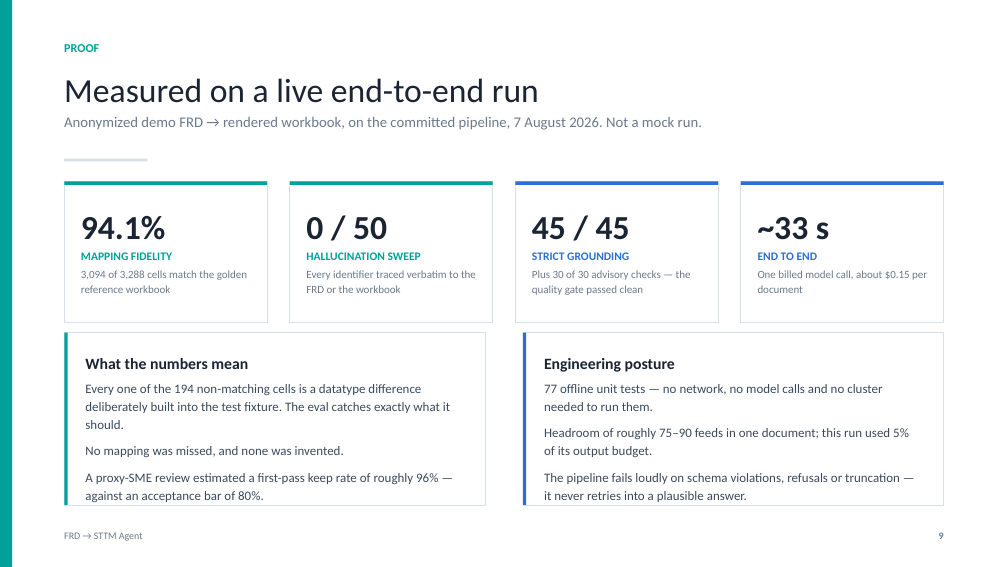
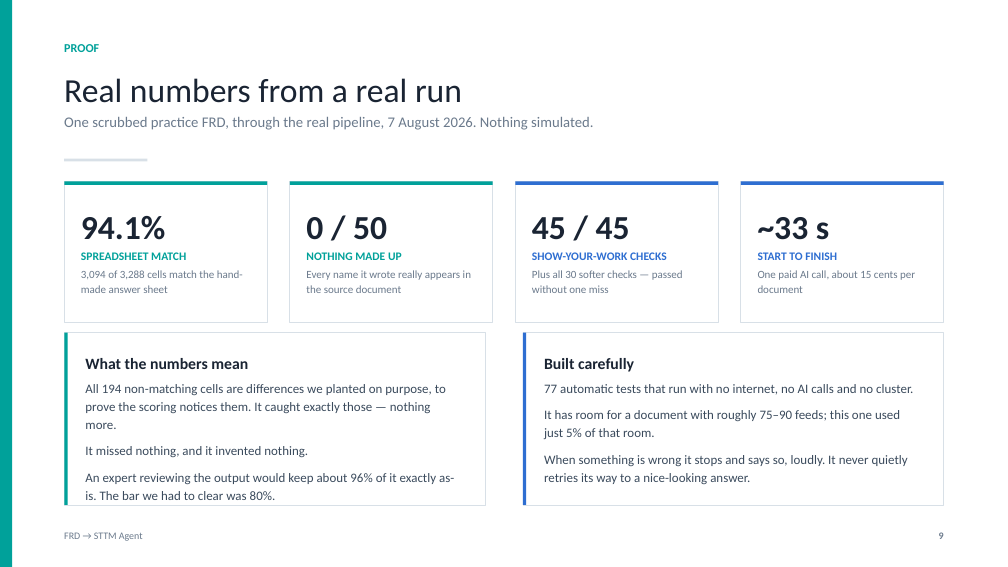
Before and after one commit to ArjunP4Hexaware/frd-to-sttm-agent-v2, a slide deck: slide 9 of docs/FRD_to_STTM_Agent_Demo.pptx. Drawn at 1008x567 pixels with LibreOffice and Linux fonts; fonts in the diff are those of the drawing. Boxes give left, top, right and bottom in pixels: in the first picture for what was removed or moved away, otherwise in the second. Text is boxed around its words. In the diff, an @@ line names an element or a change of style, - is before the commit and + after.

```diff
--- a/docs/FRD_to_STTM_Agent_Demo.pptx
+++ b/docs/FRD_to_STTM_Agent_Demo.pptx
@@ text at <box>64,78,462,103</box>: text changed @@
-Measured on a live end-to-end run
+Real numbers from a real run
@@ text at <box>64,117,593,130</box>: text changed @@
-Anonymized demo FRD → rendered workbook, on the committed pipeline, 7 August 2026. Not a mock run.
+One scrubbed practice FRD, through the real pipeline, 7 August 2026. Nothing simulated.
@@ text at <box>81,252,243,293</box>: text changed @@
-MAPPING FIDELITY
-3,094 of 3,288 cells match the golden reference workbook
+SPREADSHEET MATCH
+3,094 of 3,288 cells match the hand-made answer sheet
@@ text at <box>306,252,471,293</box>: text changed @@
-HALLUCINATION SWEEP
-Every identifier traced verbatim to the FRD or the workbook
+NOTHING MADE UP
+Every name it wrote really appears in the source document
@@ text at <box>532,252,683,293</box>: text changed @@
-STRICT GROUNDING
-Plus 30 of 30 advisory checks — the quality gate passed clean
+SHOW-YOUR-WORK CHECKS
+Plus all 30 softer checks — passed without one miss
@@ text at <box>758,252,915,293</box>: text changed @@
-END TO END
-One billed model call, about $0.15 per document
+START TO FINISH
+One paid AI call, about 15 cents per document
@@ text at <box>544,358,634,372</box>: text changed @@
-Engineering posture
+Built carefully
@@ text at <box>85,384,454,500</box>: text changed @@
-Every one of the 194 non-matching cells is a datatype difference deliberately built into the test fixture. The eval catches exactly what it should.
-No mapping was missed, and none was invented.
-A proxy-SME review estimated a first-pass keep rate of roughly 96% — against an acceptance bar of 80%.
+All 194 non-matching cells are differences we planted on purpose, to prove the scoring notices them. It caught exactly those — nothing more.
+It missed nothing, and it invented nothing.
+An expert reviewing the output would keep about 96% of it exactly as-is. The bar we had to clear was 80%.
@@ text at <box>544,384,913,484</box>: text changed @@
-77 offline unit tests — no network, no model calls and no cluster needed to run them.
-Headroom of roughly 75–90 feeds in one document; this run used 5% of its output budget.
-The pipeline fails loudly on schema violations, refusals or truncation — it never retries into a plausible answer.
+77 automatic tests that run with no internet, no AI calls and no cluster.
+It has room for a document with roughly 75–90 feeds; this one used just 5% of that room.
+When something is wrong it stops and says so, loudly. It never quietly retries its way to a nice-looking answer.
```
Also in this commit, not shown: 12 other slides changed, 1 other file.
